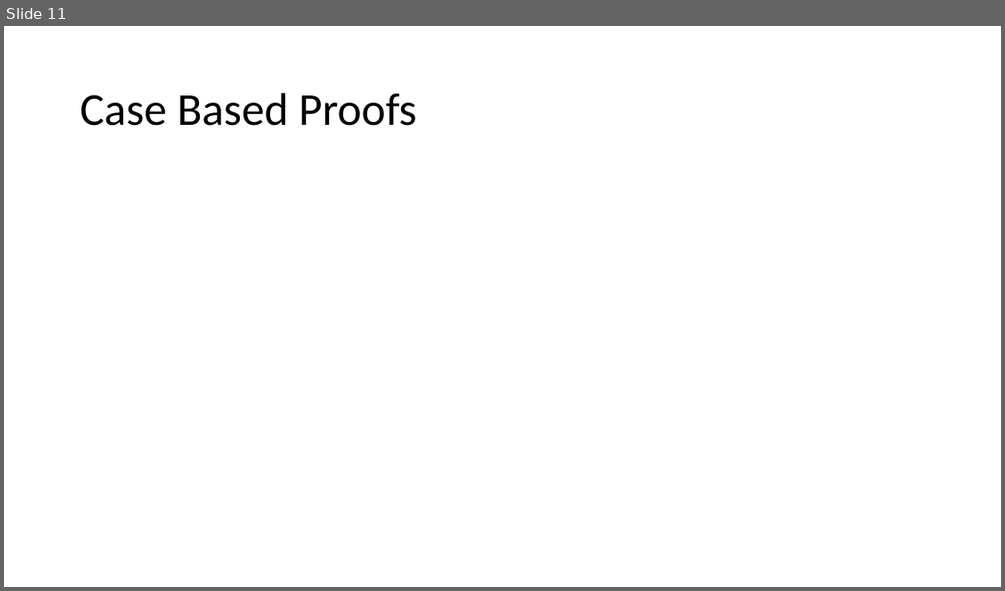
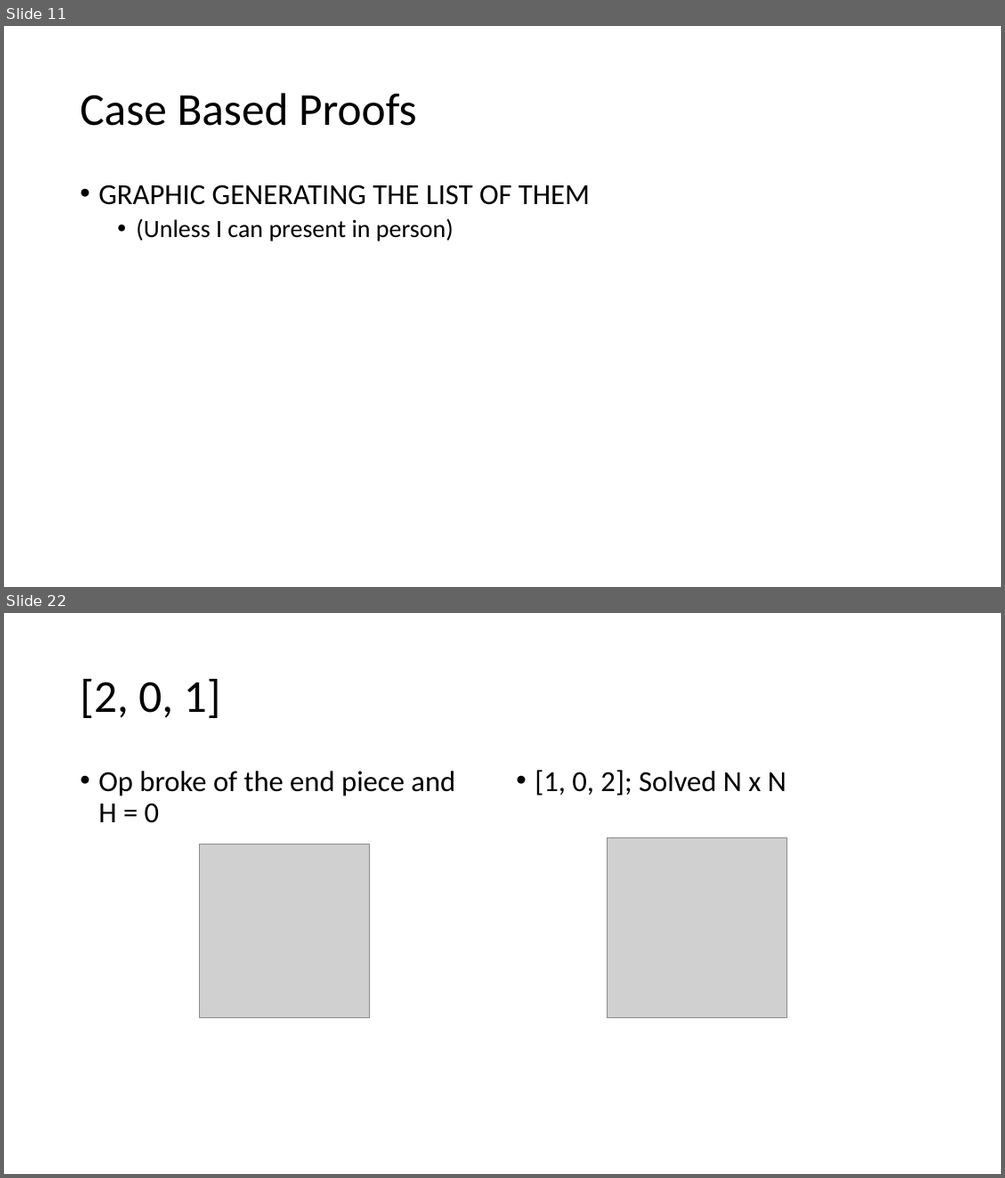
Before and after one commit to EzraSkwarka/Math-Capstone, a slide deck: Presentation/Mat Cap draft.pptx. Shown one above the other, each under a label of ours: slide 11 before the commit, slides 11 and 22 after it; the slides between them are not shown. The pictures are 1005x591 and 1005x1178 pixels, drawn with LibreOffice and Linux fonts; fonts in the diff are those of the drawing; grey boxes stand for pictures. Boxes give left, top, right and bottom in pixels: in the first picture for what was removed or moved away, otherwise in the second. Text is boxed around its words. In the diff, an @@ line names an element or a change of style, - is before the commit and + after.

```diff
--- a/Presentation/Mat Cap draft.pptx
+++ b/Presentation/Mat Cap draft.pptx
@@ slide 22 added at <box>4,613,1001,1174</box>, background #FFFFFF @@
@@ title added at <box>80,679,221,718</box>, 44 pt, text #000000 @@
+[2, 0, 1]
@@ text added at <box>98,771,455,823</box>, 28 pt, text #000000 @@
+• Op broke of the end piece and
+  H = 0
@@ text added at <box>534,770,786,795</box>, 28 pt, text #000000 @@
+• [1, 0, 2]; Solved N x N
@@ picture added at <box>199,844,370,1018</box> @@
@@ picture added at <box>607,838,787,1018</box> @@
@@ slide 11 changed as well @@
@@ text added at <box>98,184,590,241</box>, 28 pt, text #000000 @@
+• GRAPHIC GENERATING THE LIST OF THEM
+  • (Unless I can present in person)
```
Also in this commit, not shown: 7 other slides changed, 16 other slides added, 1 slide removed.
